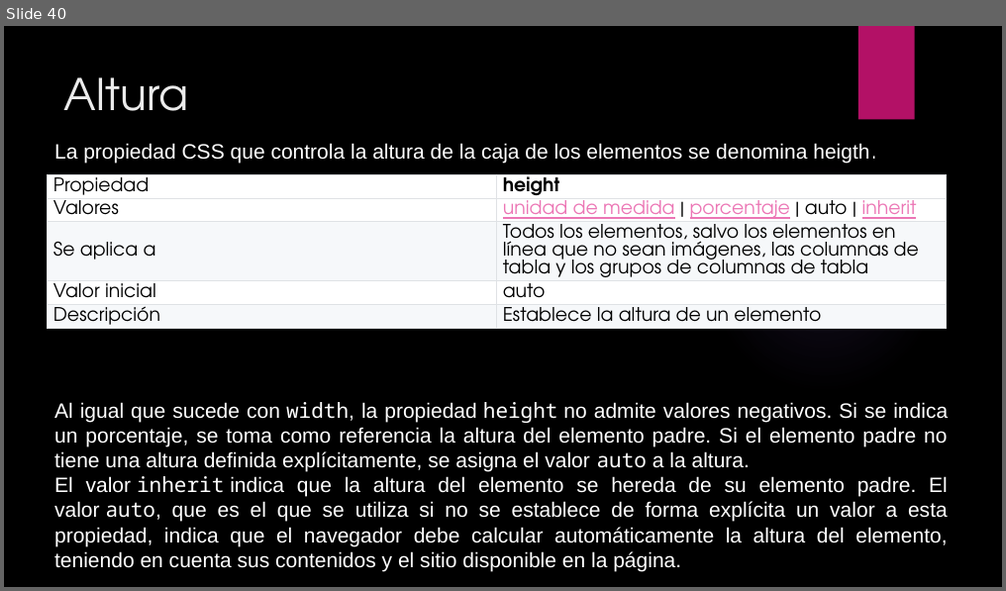
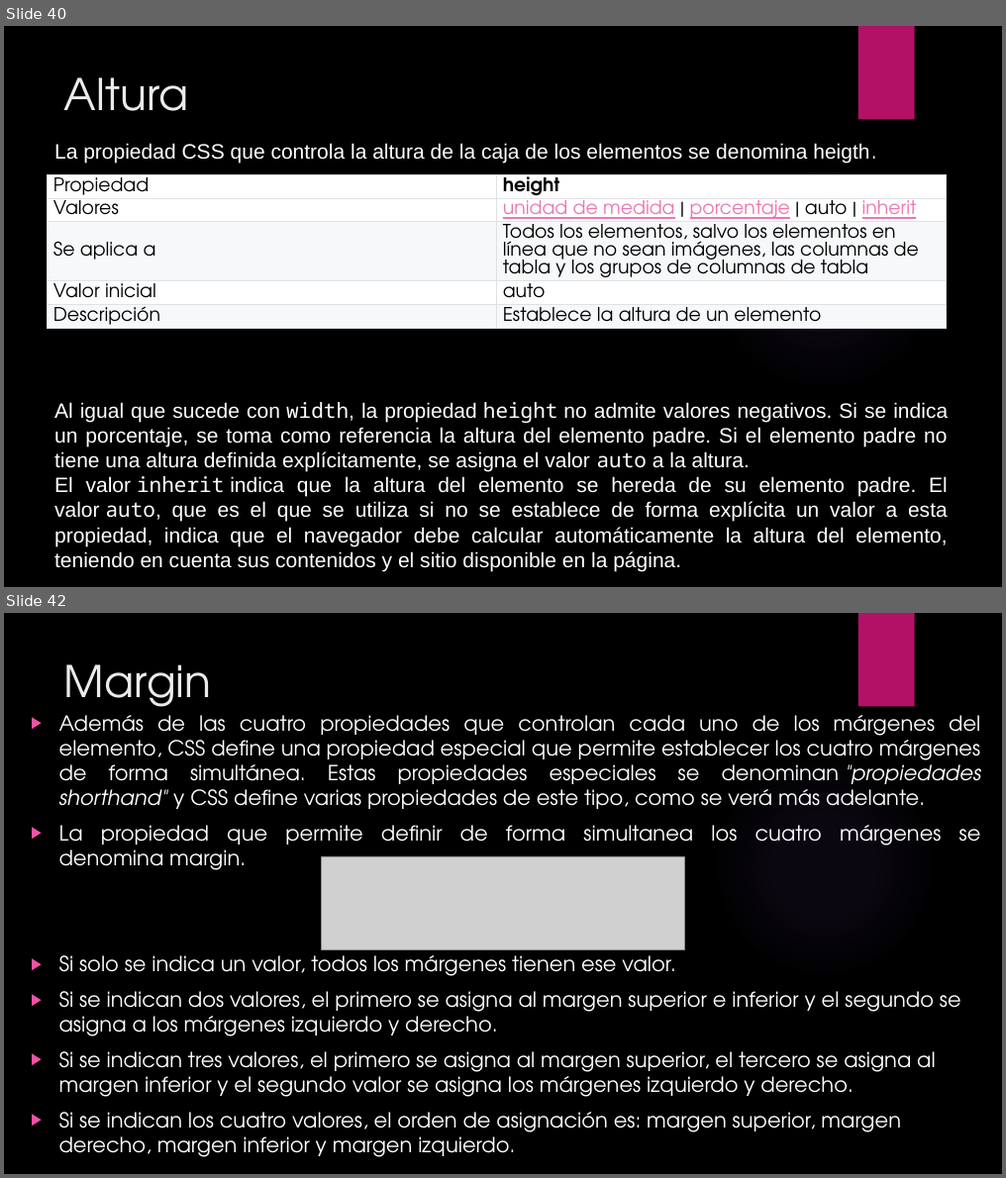
Before and after one commit to patoattie/LaboratorioIII, a slide deck: Material/CSS.pptx. Shown one above the other, each under a label of ours: slide 40 before the commit, slides 40 and 42 after it; the slides between them are not shown. The pictures are 1006x591 and 1006x1178 pixels, drawn with LibreOffice and Linux fonts; fonts in the diff are those of the drawing; grey boxes stand for pictures; background and template pictures are left out. Boxes give left, top, right and bottom in pixels: in the first picture for what was removed or moved away, otherwise in the second. Text is boxed around its words. In the diff, an @@ line names an element or a change of style, - is before the commit and + after.

```diff
--- a/Material/CSS.pptx
+++ b/Material/CSS.pptx
@@ slide 42 added at [4, 613, 1002, 1174], background picture (left out); not listed: 2 template elements that a slide beside it also shows @@
@@ title added at [64, 664, 211, 718], 42 pt, text #EBEBEB @@
+Margin
@@ text added at [59, 715, 981, 1157], 20 pt, text #FFFFFF @@
+▶ Además de las cuatro propiedades que controlan cada uno de los márgenes del elemento, CSS define una propiedad especial que permite establecer los cuatro márgenes de forma simultánea. Estas propiedades especiales se denominan "propiedades shorthand" y CSS define varias propiedades de este tipo, como se verá más adelante.
+▶ La propiedad que permite definir de forma simultanea los cuatro márgenes se denomina margin.
+▶ Si solo se indica un valor, todos los márgenes tienen ese valor.
+▶ Si se indican dos valores, el primero se asigna al margen superior e inferior y el segundo se asigna a los márgenes izquierdo y derecho.
+▶ Si se indican tres valores, el primero se asigna al margen superior, el tercero se asigna al margen inferior y el segundo valor se asigna los márgenes izquierdo y derecho.
+▶ Si se indican los cuatro valores, el orden de asignación es: margen superior, margen derecho, margen inferior y margen izquierdo.
@@ picture added at [322, 857, 684, 950] @@
```
Also in this commit, not shown: 33 other slides added, 1 other file.
